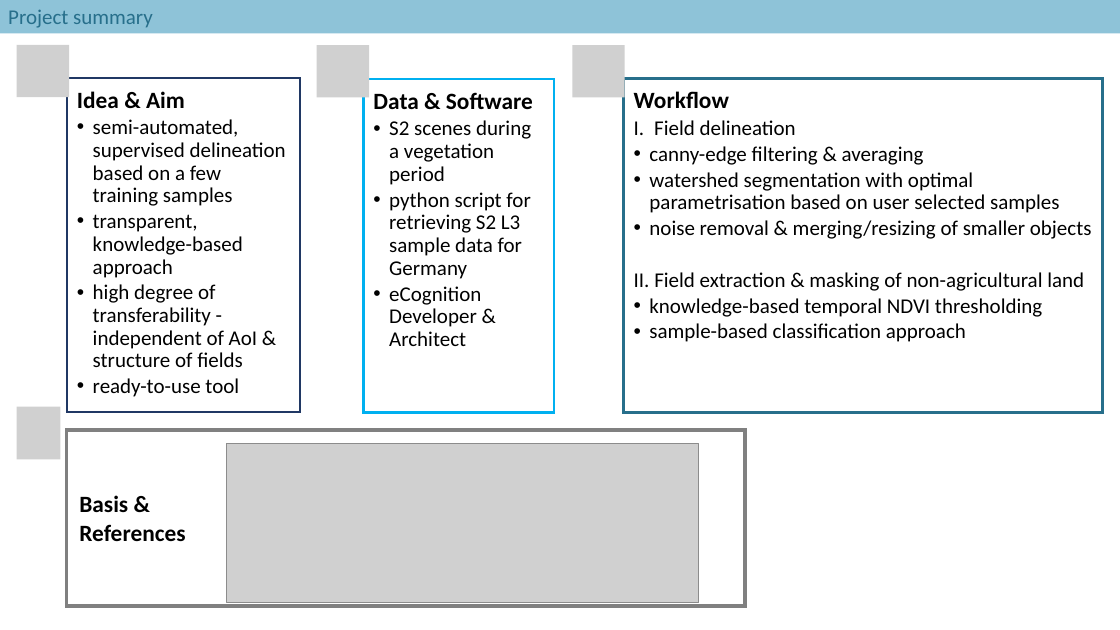
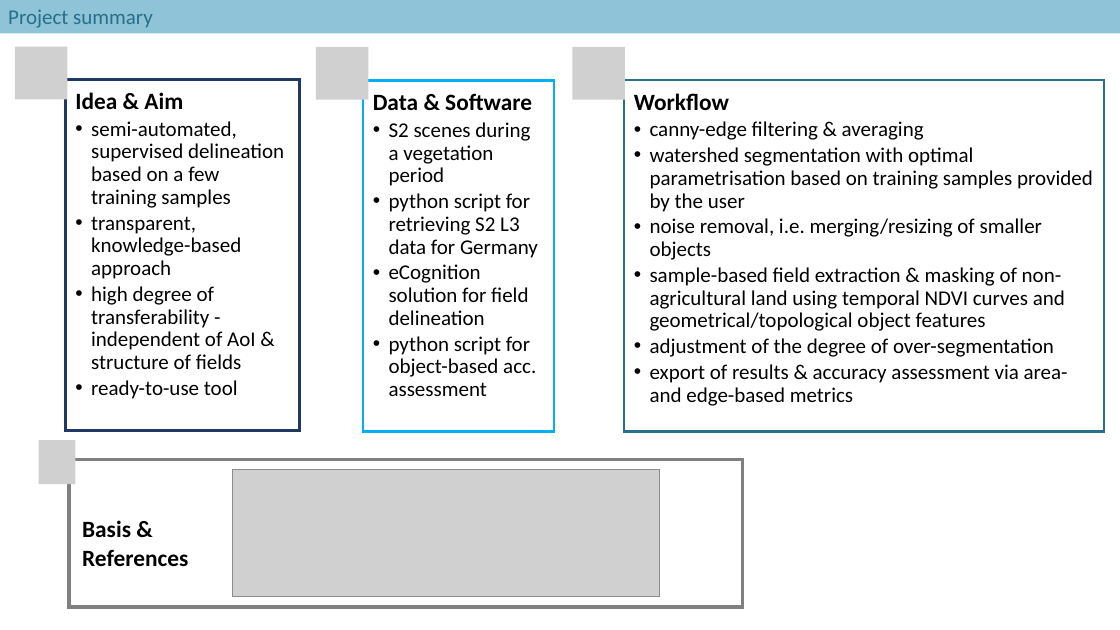
Before and after one commit to fkroeber/field_boundary_delineation, a slide deck: slide 2 of documentation_figures/Field_boundary_delineation.pptx. Drawn at 1120x630 pixels with LibreOffice and Linux fonts; fonts in the diff are those of the drawing; grey boxes stand for pictures. Boxes give left, top, right and bottom in pixels: in the first picture for what was removed or moved away, otherwise in the second. Text is boxed around its words. In the diff, an @@ line names an element or a change of style, - is before the commit and + after.

```diff
--- a/documentation_figures/Field_boundary_delineation.pptx
+++ b/documentation_figures/Field_boundary_delineation.pptx
@@ rectangle: place and size @@
-rectangle at (67,78,300,413)
+rectangle at (66,80,299,431)
@@ rectangle: place and size @@
-rectangle at (364,79,555,413)
+rectangle at (363,81,554,432)
@@ rectangle: place and size @@
-rectangle at (624,79,1103,413)
+rectangle at (624,80,1105,431)
@@ text at (650,147,1093,406): text changed @@
-  • watershed segmentation with optimal parametrisation based on user selected samples
-  • noise removal & merging/resizing of smaller objects
-  II. Field extraction & masking of non-agricultural land
-  • knowledge-based temporal NDVI thresholding
-  • sample-based classification approach
+  • watershed segmentation with optimal parametrisation based on training samples provided by the user
+  • noise removal, i.e. merging/resizing of smaller objects
+  • sample-based field extraction & masking of non-agricultural land using temporal NDVI curves and geometrical/topological object features
+  • adjustment of the degree of over-segmentation
+  • export of results & accuracy assessment via area- and edge-based metrics
@@ text at (654,120,796,135): paragraph removed @@
-  I. Field delineation
@@ text at (389,193,538,396): text changed @@
-  • python script for retrieving S2 L3 sample data for Germany
-  • eCognition Developer & Architect
+  • python script for retrieving S2 L3 data for Germany
+  • eCognition solution for field delineation
+  • python script for object-based acc. assessment
@@ picture removed at (17,407,60,460) @@
@@ picture added at (39,440,76,484) @@
@@ text "Basis &": place and size @@
-text "Basis &" at (79,495,185,541)
+text "Basis &" at (82,520,188,566)
@@ rectangle: place and size @@
-rectangle at (66,430,745,607)
+rectangle at (69,460,743,607)
@@ picture: place and size @@
-picture at (227,444,699,603)
+picture at (233,470,660,597)
```
Also in this commit, not shown: 11 other files.
